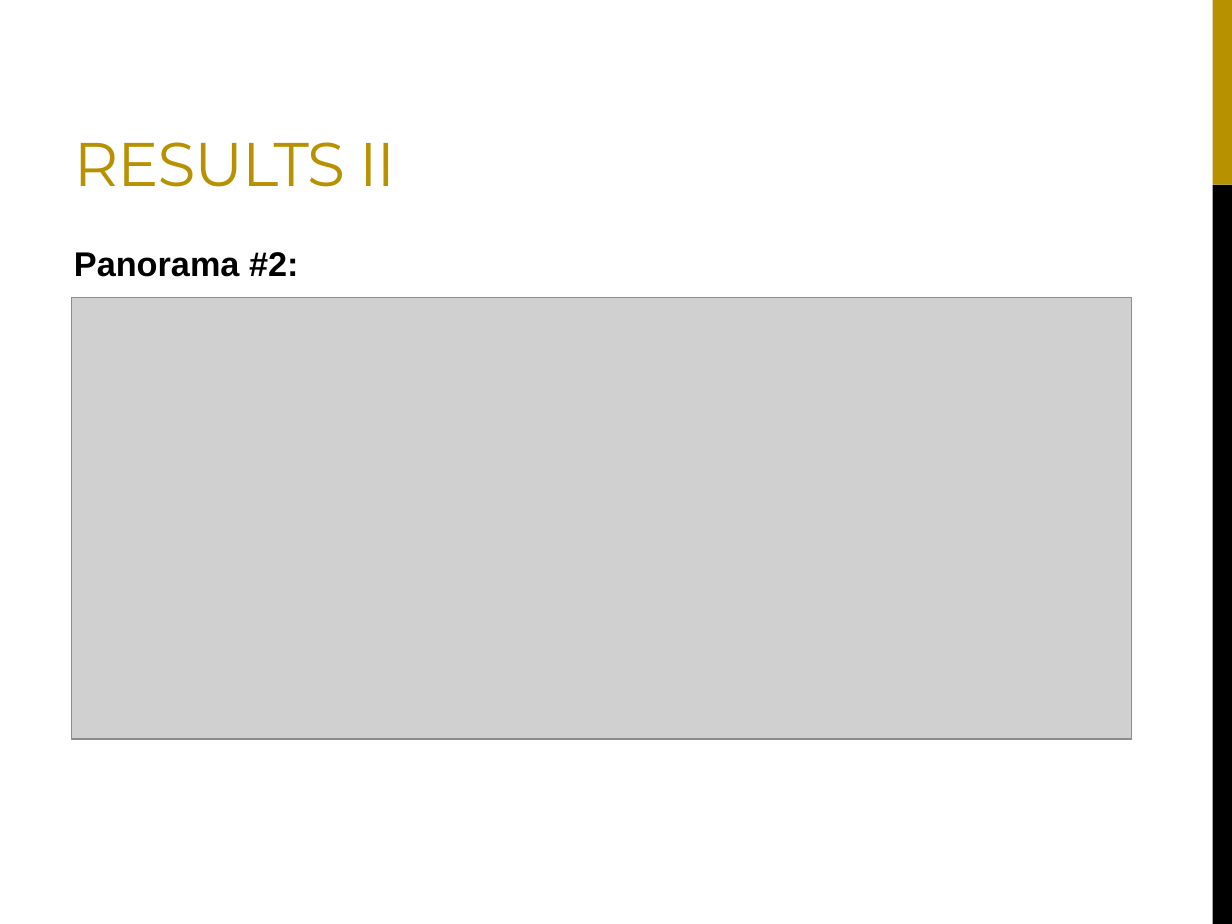
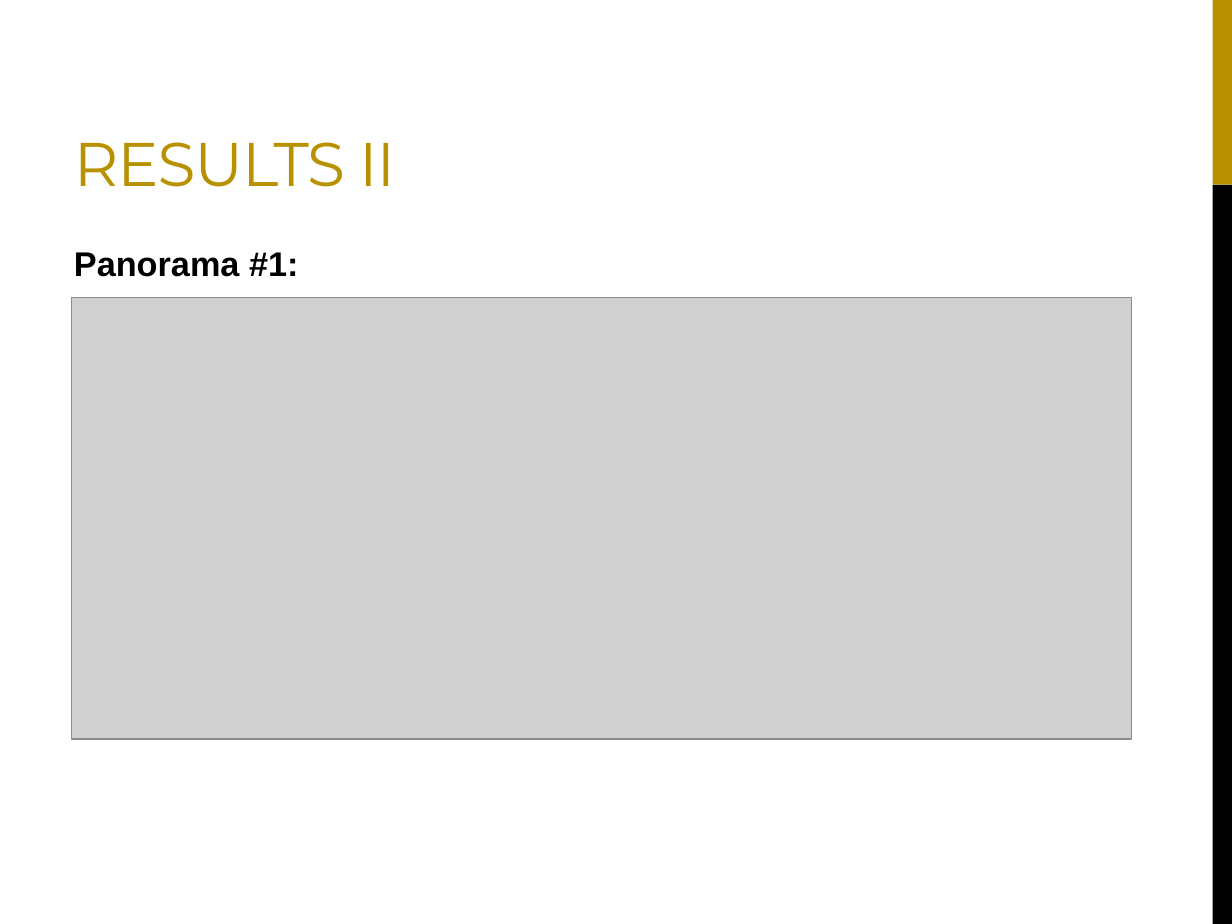
Before and after one commit to apoorvab/VideoPanoramaMaker, a slide deck: slide 11 of Documentation/final_presentation.pptx (slide 8 before the commit). Drawn at 1232x924 pixels with LibreOffice and Linux fonts; fonts in the diff are those of the drawing; grey boxes stand for pictures. Boxes give left, top, right and bottom in pixels: in the first picture for what was removed or moved away, otherwise in the second. Text is boxed around its words. In the diff, an @@ line names an element or a change of style, - is before the commit and + after.

```diff
--- a/Documentation/final_presentation.pptx
+++ b/Documentation/final_presentation.pptx
@@ text at box(74, 252, 299, 277): text changed @@
-Panorama #2:
+Panorama #1:
```
Also in this commit, not shown: 3 other slides changed, 4 slides added.
